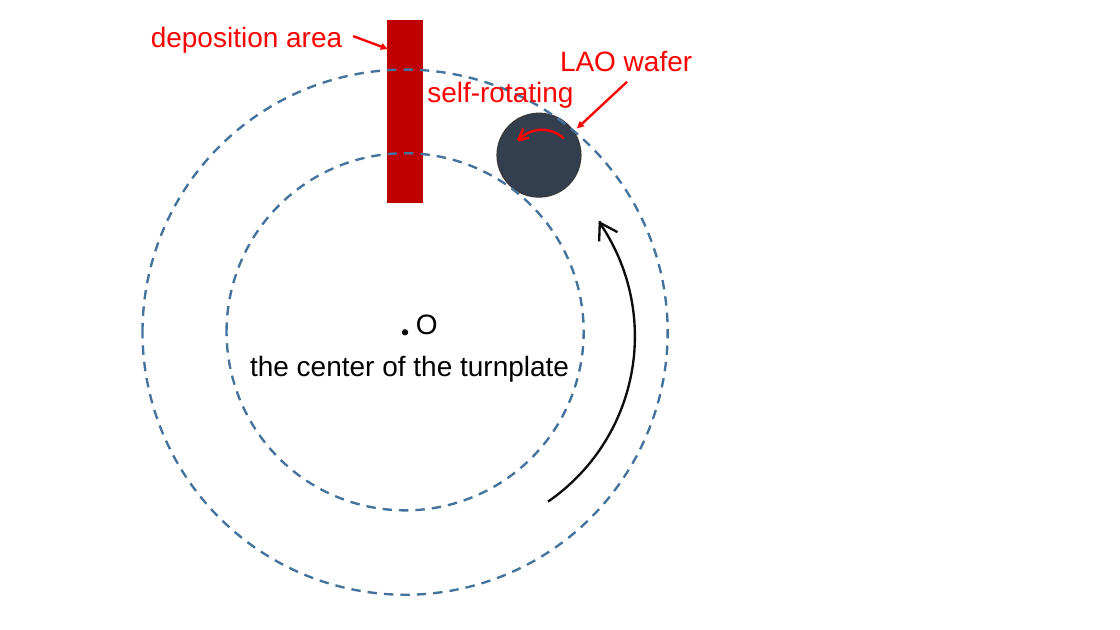
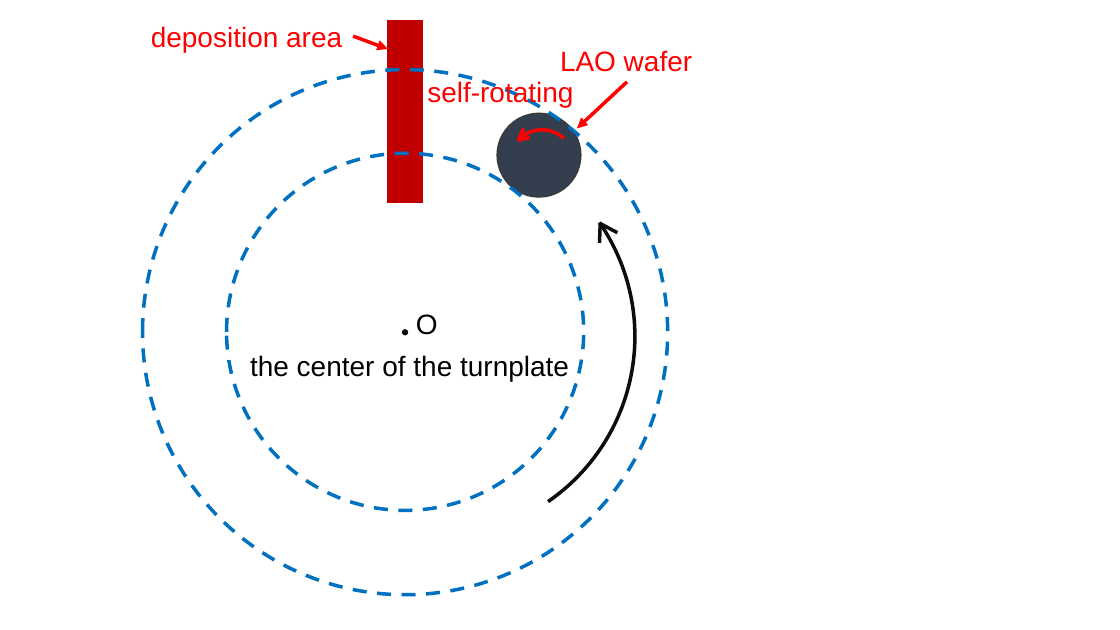
Before and after one commit to chenran9695/sci_paper, a slide deck: slide 1 of 科研绘图及数据/模型/薄膜沉积过程示意图.pptx. Drawn at 1120x630 pixels with LibreOffice and Linux fonts; fonts in the diff are those of the drawing. Boxes give left, top, right and bottom in pixels: in the first picture for what was removed or moved away, otherwise in the second. Text is boxed around its words. In the diff, an @@ line names an element or a change of style, - is before the commit and + after.

```diff
--- a/科研绘图及数据/模型/薄膜沉积过程示意图.pptx
+++ b/科研绘图及数据/模型/薄膜沉积过程示意图.pptx
@@ arc (boxed as its full ellipse) at <box>155,58,714,616</box>: outline #0D0D0D 2 pt to #0D0D0D 3 pt @@
@@ arrow (353, 36) - (388, 49): stroke #FF0000 2 pt to #FF0000 3 pt @@
@@ ellipse at <box>143,70,668,595</box>: outline #43739E 2 pt dashed to #0070C0 3 pt dashed @@
@@ arrow (628, 82) - (577, 129): stroke #FF0000 2 pt to #FF0000 3 pt @@
@@ arc (boxed as its full ellipse) at <box>497,117,588,208</box>: outline #FF0000 2 pt to #FF0000 3 pt @@
@@ line (518, 140) - (523, 129): stroke #FF0000 2 pt to #FF0000 3 pt @@
@@ line (518, 140) - (530, 138): stroke #FF0000 2 pt to #FF0000 3 pt @@
@@ ellipse at <box>227,153,584,510</box>: outline #43739E 2 pt dashed to #0070C0 3 pt dashed @@
@@ line (600, 223) - (618, 233): stroke #0D0D0D 2 pt to #0D0D0D 3 pt @@
@@ line (601, 223) - (600, 243): stroke #0D0D0D 2 pt to #0D0D0D 3 pt @@
```
Also in this commit, not shown: 2 other files.
